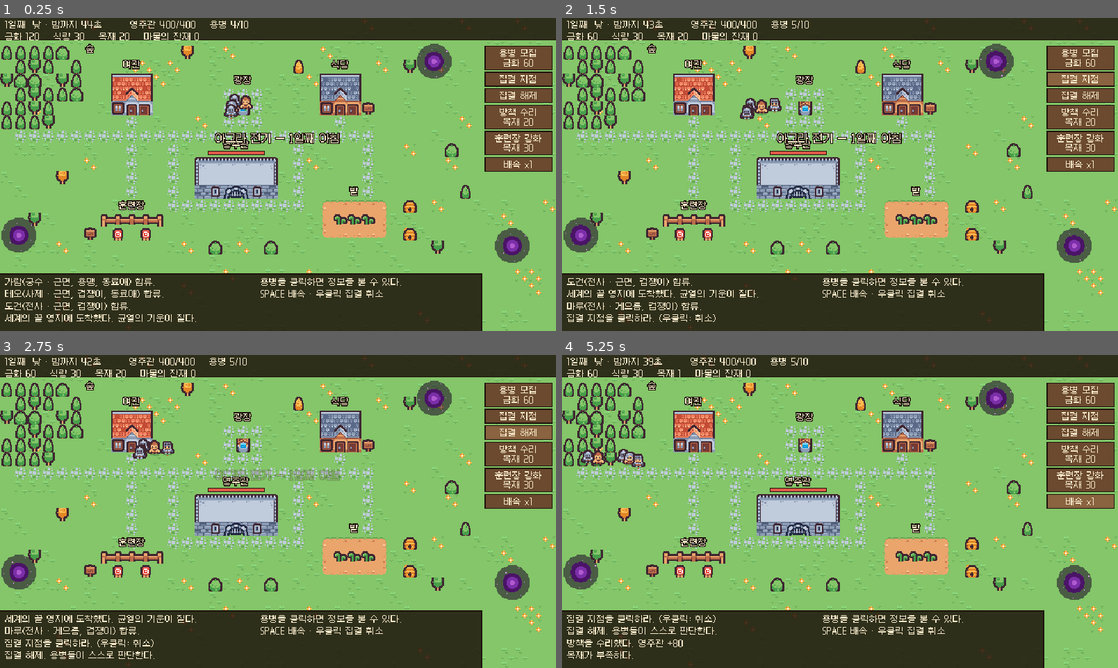
Above: before the commit, frames 1-4 (two rows, left to right).
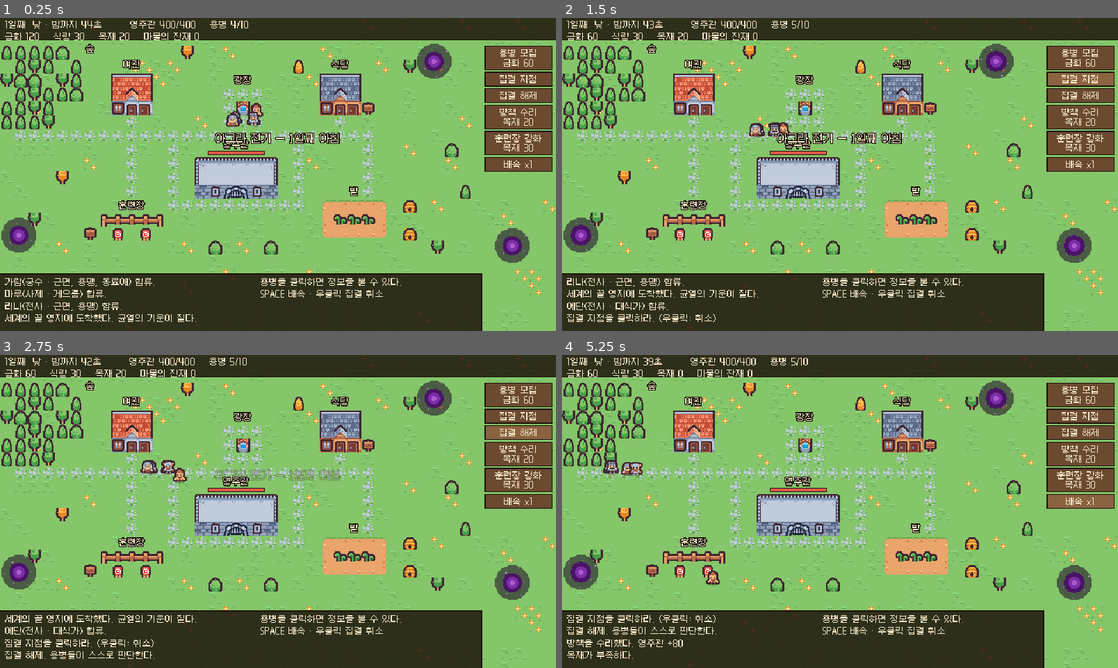
Above: after the commit, the same moments.

Repository: minjs-maxjs/game2
Game: Godot game, scene res://scenes/main.tscn
Two runs of this game, one before a commit and one after it. Both use one fixed random seed, a clock stepped at 60 frames per second and the inputs below.
Inputs:
- Up to frame 1 (0.25 s): no input
- Up to frame 2 (1.5 s): click "용병 모집 금화 60" at 0.5 s; click "집결 지점" at 1.25 s
- Up to frame 3 (2.75 s): click "집결 해제" at 2 s
- Up to frame 4 (5.25 s): click "방책 수리 목재 20" at 2.75 s; click "훈련장 강화 목재 30" at 3.5 s; click "배속 x1" at 4.25 s; click "배속 x2" at 5 s

The runs differ from the first frame. In frame 1, 0.8% of the frame differs, in the area x 0-48%, y 24-94%; in frame 2, 0.8%, in the area x 0-42%, y 25-94%; in frame 3, 0.7%; in frame 4, 0.8%.

Commit message:
길찾기: 용병과 마물이 건물·나무를 피해 길로 이동
- 16px 격자 AStarGrid2D. 건물·나무·우물·울타리·과녁·벌통은 통과 불가
- 징검돌 길 비용 1, 잔디 비용 3: 용병은 되도록 길로 다닌다
- 목적지가 막혀 있으면 가장 가까운 칸까지 이동 (영주관 공격 등)
- 숲 작업 지점을 길 위로 옮기고, 모이는 자리는 통과 가능한 칸만 고른다
- 스모크 테스트: 유닛이 막힌 칸에 선 프레임 비율 1% 미만 검증 (결과 0%)

Co-Authored-By: Claude Opus 5.5 <noreply@anthropic.com>

Diff:
--- a/scripts/main.gd
+++ b/scripts/main.gd
@@ -45,7 +45,7 @@
 	"mess": {"name": "식당", "pos": Vector2(392, 88), "spot": Vector2(392, 124), "spread": Vector2(18, 4), "label": Vector2(392, 58)},
 	"training": {"name": "훈련장", "pos": Vector2(152, 240), "spot": Vector2(152, 266), "spread": Vector2(30, 3), "label": Vector2(152, 220)},
 	"farm": {"name": "밭", "pos": Vector2(408, 232), "spot": Vector2(408, 236), "spread": Vector2(30, 10), "label": Vector2(408, 204)},
-	"forest": {"name": "숲", "pos": Vector2(48, 80), "spot": Vector2(56, 126), "spread": Vector2(36, 3), "label": Vector2(104, 40)},
+	"forest": {"name": "숲", "pos": Vector2(48, 80), "spot": Vector2(56, 136), "spread": Vector2(36, 3), "label": Vector2(104, 40)},
 	"plaza": {"name": "광장", "pos": Vector2(280, 104), "spot": Vector2(280, 108), "spread": Vector2(22, 10), "label": Vector2(280, 76)},
 }
 var hall_rect := Rect2(224, 160, 96, 48)
@@ -57,6 +57,7 @@
 
 var rng := RandomNumberGenerator.new()
 var dungeon_tex: Texture2D = DUNGEON_TEX
+var nav := AStarGrid2D.new()
 var static_tex: ImageTexture
 var font_s: FontFile
 var font_m: FontFile
@@ -205,7 +206,45 @@
 	var b: Dictionary = buildings[key]
 	var p: Vector2 = b["spot"]
 	var s: Vector2 = b["spread"]
-	return (p + Vector2(rng.randf_range(-s.x, s.x), rng.randf_range(-s.y, s.y))).round()
+	for i in 12:
+		var c := (p + Vector2(rng.randf_range(-s.x, s.x), rng.randf_range(-s.y, s.y))).round()
+		if is_walkable(c):
+			return c
+	return p
+
+
+# ------------------------------------------------------------------ 길찾기
+## 16px 격자 A*. 길(징검돌) 비용 1, 잔디·흙 비용 3 → 용병은 되도록 길로 다닌다.
+
+func _build_nav(roads: Array[Vector2i], blocked: Array[Vector2i]) -> void:
+	nav.region = Rect2i(0, 0, 40, 23)
+	nav.cell_size = Vector2(TILE, TILE)
+	nav.offset = Vector2(TILE / 2.0, TILE / 2.0)
+	nav.diagonal_mode = AStarGrid2D.DIAGONAL_MODE_ONLY_IF_NO_OBSTACLES
+	nav.default_compute_heuristic = AStarGrid2D.HEURISTIC_OCTILE
+	nav.default_estimate_heuristic = AStarGrid2D.HEURISTIC_OCTILE
+	nav.update()
+	nav.fill_weight_scale_region(nav.region, 3.0)
+	for c in roads:
+		nav.set_point_weight_scale(c, 1.0)
+	for c in blocked:
+		nav.set_point_solid(c, true)
+
+
+func cell_of(p: Vector2) -> Vector2i:
+	return Vector2i(clampi(int(p.x / TILE), 0, 39), clampi(int(p.y / TILE), 0, 22))
+
+
+func is_walkable(p: Vector2) -> bool:
+	return not nav.is_point_solid(cell_of(p))
+
+
+## 목적지가 막혀 있으면 가장 가까운 칸까지의 경로를 돌려준다. 첫 점(현재 칸)은 뺀다.
+func find_path(from: Vector2, to: Vector2) -> PackedVector2Array:
+	var pts := nav.get_point_path(cell_of(from), cell_of(to), true)
+	if pts.size() > 0:
+		pts.remove_at(0)
+	return pts
 
 
 # ------------------------------------------------------------------ 입력
@@ -455,6 +494,7 @@
 			_stamp(img, src, 2 if roll < 0.05 else (1 if roll < 0.2 else 0), tx, ty)
 	# 길 (징검돌)
 	var path: Array[Vector2i] = []
+	var blocked: Array[Vector2i] = []
 	for x in range(1, 27):
 		path.append(Vector2i(x, 8))
 	for x in range(12, 22):
@@ -475,12 +515,21 @@
 		for x in range(16, 19):
 			_stamp(img, src, 43, x, y)
 	_stamp(img, src, 104, 17, 6)
+	blocked.append(Vector2i(17, 6))
 	# 밭
 	_stamp_block(img, src, [[12, 13, 13, 13, 14], [24, 25, 25, 25, 26], [36, 37, 37, 37, 38]], 23, 13)
 	for x in range(24, 27):
 		_stamp(img, src, 17, x, 14)
 	_stamp(img, src, 94, 29, 13)
 	_stamp(img, src, 94, 29, 15)
+	blocked.append_array([Vector2i(29, 13), Vector2i(29, 15), Vector2i(26, 6), Vector2i(6, 15),
+		Vector2i(8, 15), Vector2i(10, 15)])
+	for x in range(7, 12):
+		blocked.append(Vector2i(x, 14))
+	for r in [Rect2i(8, 4, 3, 3), Rect2i(23, 4, 3, 3), Rect2i(14, 10, 6, 3)]:
+		for y in range(r.position.y, r.end.y):
+			for x in range(r.position.x, r.end.x):
+				blocked.append(Vector2i(x, y))
 	# 건물
 	_stamp_block(img, src, [[52, 53, 54], [64, 67, 66], [88, 89, 91]], 8, 4)    # 여관
 	_stamp_block(img, src, [[48, 49, 50], [60, 63, 62], [84, 85, 87]], 23, 4)   # 식당
@@ -501,11 +550,14 @@
 			if h.randf() < 0.15:
 				continue
 			_stamp(img, src, trees[h.randi() % trees.size()], tx, ty)
+			blocked.append(Vector2i(tx, ty))
 	# 가장자리 나무
 	for p in [Vector2i(32, 9), Vector2i(31, 16), Vector2i(4, 11), Vector2i(2, 14), Vector2i(19, 16),
 			Vector2i(13, 2), Vector2i(29, 3), Vector2i(21, 3), Vector2i(33, 12), Vector2i(15, 16)]:
 		_stamp(img, src, [16, 28, 15, 27, 5][h.randi() % 5], p.x, p.y)
+		blocked.append(p)
 	static_tex = ImageTexture.create_from_image(img)
+	_build_nav(path, blocked)
 
 
 func _draw() -> void:
--- a/scripts/mercenary.gd
+++ b/scripts/mercenary.gd
@@ -50,6 +50,9 @@
 var moving := false
 var bob := 0.0
 var rally_offset := Vector2.ZERO
+var path := PackedVector2Array()
+var path_goal := Vector2(INF, INF)
+var repath_cd := 0.0
 
 
 func randomize_identity(rng: RandomNumberGenerator, forced_job: int = -1, taken: Array[String] = []) -> void:
@@ -311,10 +314,27 @@
 
 func _move_to(p: Vector2, delta: float) -> void:
 	var spd := move_speed * (0.6 if energy < 20.0 else 1.0)
-	if absf(p.x - position.x) > 0.5:
-		facing = signf(p.x - position.x)
-	position = position.move_toward(p, spd * delta)
+	_follow(p, spd * delta, delta)
 	moving = true
+
+## 경로를 따라 p로 이동한다. 목표가 크게 바뀌면 0.4초 간격으로 다시 길을 찾는다.
+func _follow(p: Vector2, step: float, delta: float) -> void:
+	repath_cd -= delta
+	var far := position.distance_to(p) > 20.0
+	if repath_cd <= 0.0 and (path_goal.distance_to(p) > 12.0 or (path.is_empty() and far)):
+		path = game.find_path(position, p)
+		path_goal = p
+		repath_cd = 0.4
+	while path.size() > 0 and position.distance_to(path[0]) < 1.5:
+		path.remove_at(0)
+	var next := p
+	if path.size() > 0:
+		next = path[0]
+	elif not game.is_walkable(p) and game.is_walkable(position):
+		return
+	if absf(next.x - position.x) > 0.5:
+		facing = signf(next.x - position.x)
+	position = position.move_toward(next, step)
 
 
 # ------------------------------------------------------------------ 그리기
--- a/scripts/monster.gd
+++ b/scripts/monster.gd
@@ -19,6 +19,9 @@
 var bob := 0.0
 var hit_t := 0.0
 var facing := 1.0
+var path := PackedVector2Array()
+var path_goal := Vector2(INF, INF)
+var repath_cd := 0.0
 
 
 func setup(day: int, is_elite: bool, rng: RandomNumberGenerator) -> void:
@@ -62,7 +65,7 @@
 			target.take_damage(atk)
 	else:
 		var hall: Rect2 = game.hall_rect
-		if not hall.grow(4.0 + body_size * 0.5).has_point(position):
+		if not hall.grow(10.0 + body_size * 0.5).has_point(position):
 			_move_to(hall.get_center(), delta)
 		elif attack_cd <= 0.0:
 			attack_cd = 1.2
@@ -71,9 +74,26 @@
 
 
 func _move_to(p: Vector2, delta: float) -> void:
-	if absf(p.x - position.x) > 0.5:
-		facing = signf(p.x - position.x)
-	position = position.move_toward(p, speed * delta)
+	_follow(p, speed * delta, delta)
+
+## 경로를 따라 p로 이동한다. 목표가 크게 바뀌면 0.4초 간격으로 다시 길을 찾는다.
+func _follow(p: Vector2, step: float, delta: float) -> void:
+	repath_cd -= delta
+	var far := position.distance_to(p) > 20.0
+	if repath_cd <= 0.0 and (path_goal.distance_to(p) > 12.0 or (path.is_empty() and far)):
+		path = game.find_path(position, p)
+		path_goal = p
+		repath_cd = 0.4
+	while path.size() > 0 and position.distance_to(path[0]) < 1.5:
+		path.remove_at(0)
+	var next := p
+	if path.size() > 0:
+		next = path[0]
+	elif not game.is_walkable(p) and game.is_walkable(position):
+		return
+	if absf(next.x - position.x) > 0.5:
+		facing = signf(next.x - position.x)
+	position = position.move_toward(next, step)
 
 
 func take_damage(amount: float, attacker = null) -> void:
--- a/tests/smoke_test.gd
+++ b/tests/smoke_test.gd
@@ -11,6 +11,8 @@
 var max_monsters := 0
 var kills_seen := 0
 var prev_monsters := 0
+var blocked_hits := 0
+var unit_frames := 0
 
 
 func _initialize() -> void:
@@ -29,13 +31,22 @@
 			main._on_recruit()
 		if main.wood >= 20 and main.hall_hp < main.HALL_MAX_HP - 80:
 			main._on_repair()
+	# 건물·나무 안에 서 있는 유닛 수 (길찾기 검증)
+	for u in main.mercs + main.monsters:
+		if is_instance_valid(u):
+			unit_frames += 1
+			if not main.is_walkable(u.position):
+				blocked_hits += 1
 	var n: int = main.monsters.size()
 	max_monsters = maxi(max_monsters, n)
 	if frames % 600 == 0:
 		_report()
 	if main.day >= TARGET_DAY or main.game_over or frames >= MAX_FRAMES:
 		_report()
-		var ok: bool = main.mercs.size() >= 4 and saw_night and max_monsters > 0 and main.day >= 2
+		var blocked_ratio := float(blocked_hits) / maxf(1.0, float(unit_frames))
+		print("blocked unit-frames: %d / %d (%.2f%%)" % [blocked_hits, unit_frames, blocked_ratio * 100.0])
+		var ok: bool = main.mercs.size() >= 4 and saw_night and max_monsters > 0 and main.day >= 2 and blocked_ratio < 0.01 \
+			and not main.is_walkable(main.buildings["hall"]["pos"]) and not main.is_walkable(main.buildings["inn"]["pos"])
 		print("RESULT %s  day=%d game_over=%s max_monsters=%d frames=%d" % [
 			"PASS" if ok else "FAIL", main.day, main.game_over, max_monsters, frames])
 		quit(0 if ok else 1)
Binary file changed: docs/screenshots/day.png
Binary file changed: docs/screenshots/night.png
